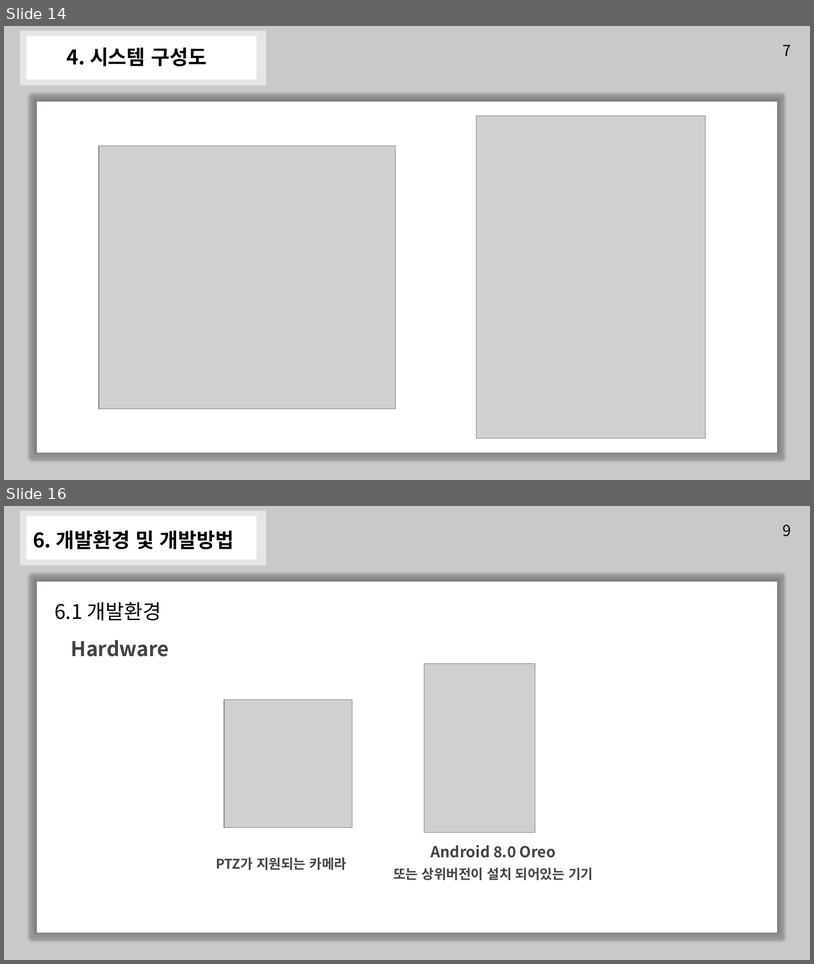
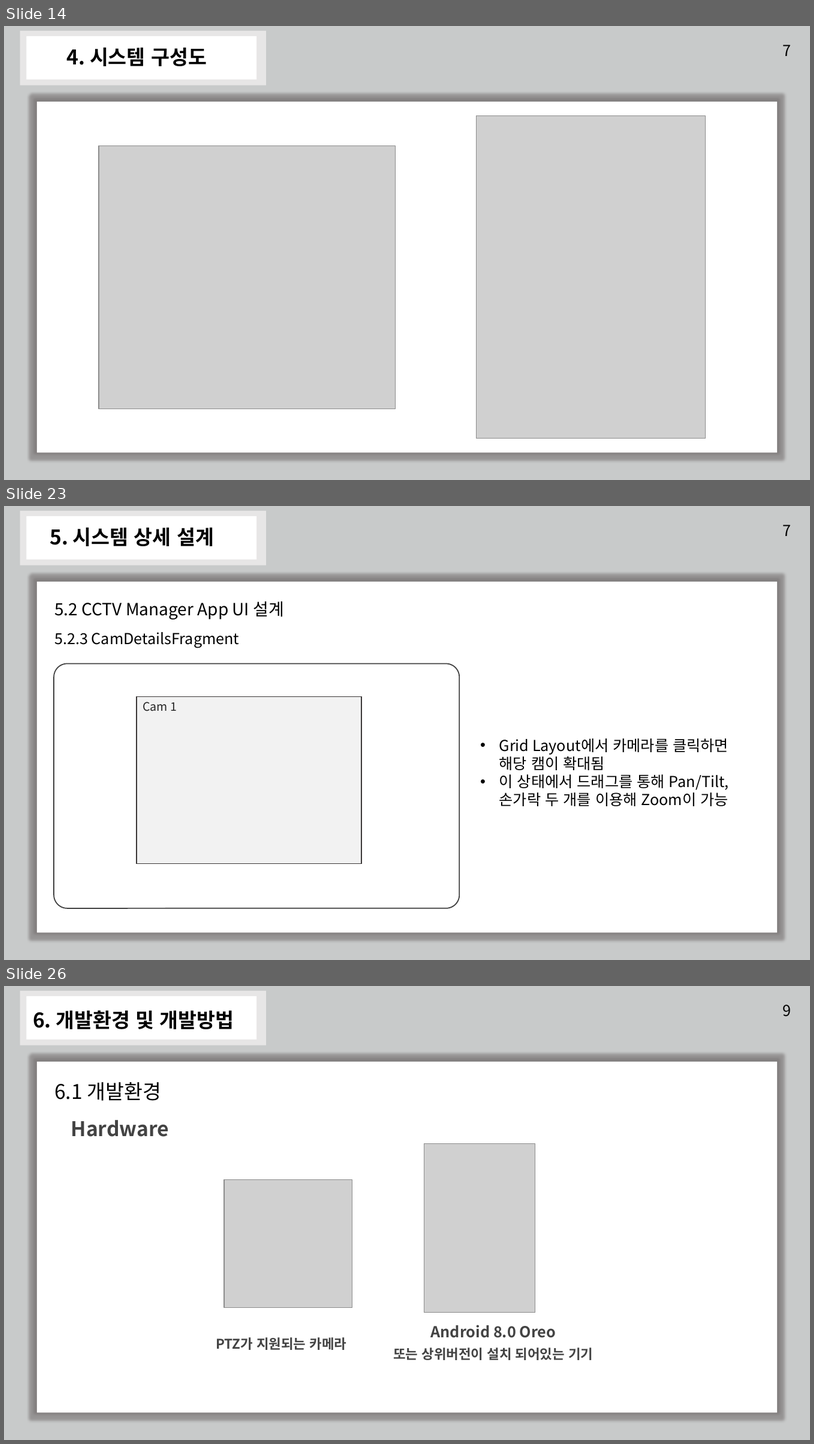
Before and after one commit to TeamGym/CapstonDesign2022-A, a slide deck: Documentation/종합설계_2차_설계서_발표.pptx. Shown one above the other, each under a label of ours: slides 14 and 16 before the commit, slides 14, 23 and 26 after it; the slides between them are not shown. The pictures are 814x964 and 814x1444 pixels, drawn with LibreOffice and Linux fonts; fonts in the diff are those of the drawing; grey boxes stand for pictures. Boxes give left, top, right and bottom in pixels: in the first picture for what was removed or moved away, otherwise in the second. Text is boxed around its words. In the diff, an @@ line names an element or a change of style, - is before the commit and + after.

```diff
--- a/Documentation/종합설계_2차_설계서_발표.pptx
+++ b/Documentation/종합설계_2차_설계서_발표.pptx
@@ slide 23 added at (4, 506, 810, 960), background #FFFFFF @@
@@ rectangle added at (4, 506, 810, 960), fill #C8CACA @@
@@ rectangle added at (20, 511, 266, 565), fill #E7E6E6 @@
@@ rectangle added at (26, 516, 257, 559), fill #FFFFFF, 18 pt, text #FFFFFF @@
+ㅠ
@@ text added at (50, 527, 214, 546), 24 pt, text #000000, bold @@
+5. 시스템 상세 설계
@@ text added at (783, 525, 791, 536), 18 pt, text #000000 @@
+7
@@ rectangle added at (36, 582, 777, 933), fill #FFFFFF @@
@@ text added at (54, 601, 285, 648), 18 pt, text #000000 @@
+5.2 CCTV Manager App UI 설계
+5.2.3 CamDetailsFragment
@@ rounded rectangle added at (54, 663, 459, 907), outline #404040 1.25 pt @@
@@ rectangle added at (137, 697, 362, 864), fill #F2F2F2, outline #3B3838 1 pt, 14 pt, text #262626 @@
+Cam 1
@@ text added at (500, 738, 729, 806), 18 pt, text #000000 @@
+• Grid Layout에서 카메라를 클릭하면 해당 캠이 확대됨
+• 이 상태에서 드래그를 통해 Pan/Tilt, 손가락 두 개를 이용해 Zoom이 가능
@@ what was slide 16 is now slide 26 @@
```
Also in this commit, not shown: 1 slide changed, 9 other slides added, 1 other file.
